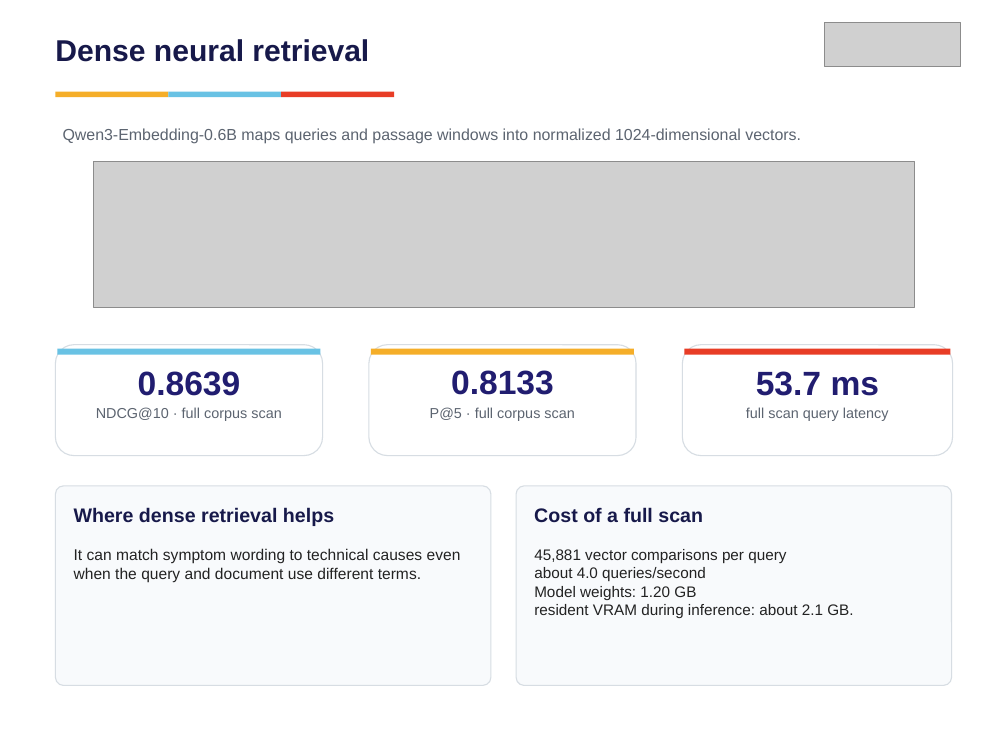
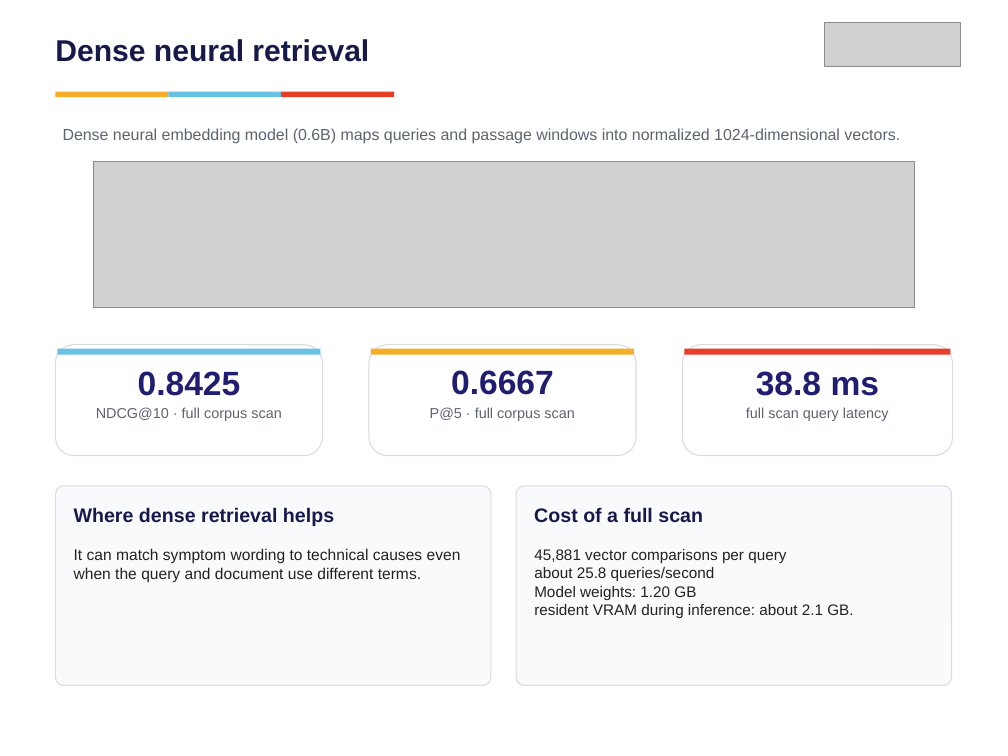
Before and after one commit to vishrutbhushan/ir-benchmark, a slide deck: slide 5 of presentation/IR_Benchmark_Presentation.pptx (slide 6 before the commit). Drawn at 1008x756 pixels with LibreOffice and Linux fonts; fonts in the diff are those of the drawing; grey boxes stand for pictures. Boxes give left, top, right and bottom in pixels: in the first picture for what was removed or moved away, otherwise in the second. Text is boxed around its words. In the diff, an @@ line names an element or a change of style, - is before the commit and + after.

```diff
--- a/presentation/IR_Benchmark_Presentation.pptx
+++ b/presentation/IR_Benchmark_Presentation.pptx
@@ text at box(63, 128, 900, 144): text changed @@
-Qwen3-Embedding-0.6B maps queries and passage windows into normalized 1024-dimensional vectors.
+Dense neural embedding model (0.6B) maps queries and passage windows into normalized 1024-dimensional vectors.
@@ text at box(138, 371, 241, 396): text changed @@
-0.8639
+0.8425
@@ text at box(451, 370, 554, 395): text changed @@
-0.8133
+0.6667
@@ text at box(756, 371, 880, 396): text changed @@
-53.7 ms
+38.8 ms
@@ text at box(534, 549, 853, 618): text changed @@
-45,881 vector comparisons per query
-about 4.0 queries/second
-Model weights: 1.20 GB
-resident VRAM during inference: about 2.1 GB.
+45,881 vector comparisons per query
+about 25.8 queries/second
+Model weights: 1.20 GB
+resident VRAM during inference: about 2.1 GB.
```
Also in this commit, not shown: 8 other slides changed, 5 other files.
